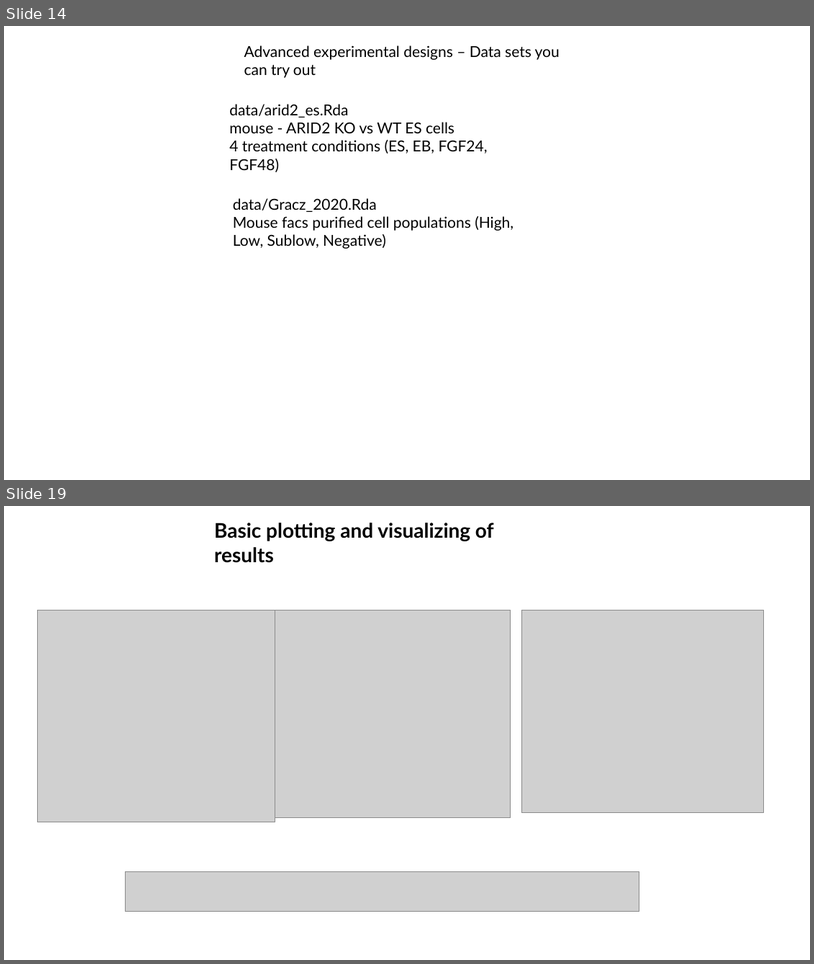
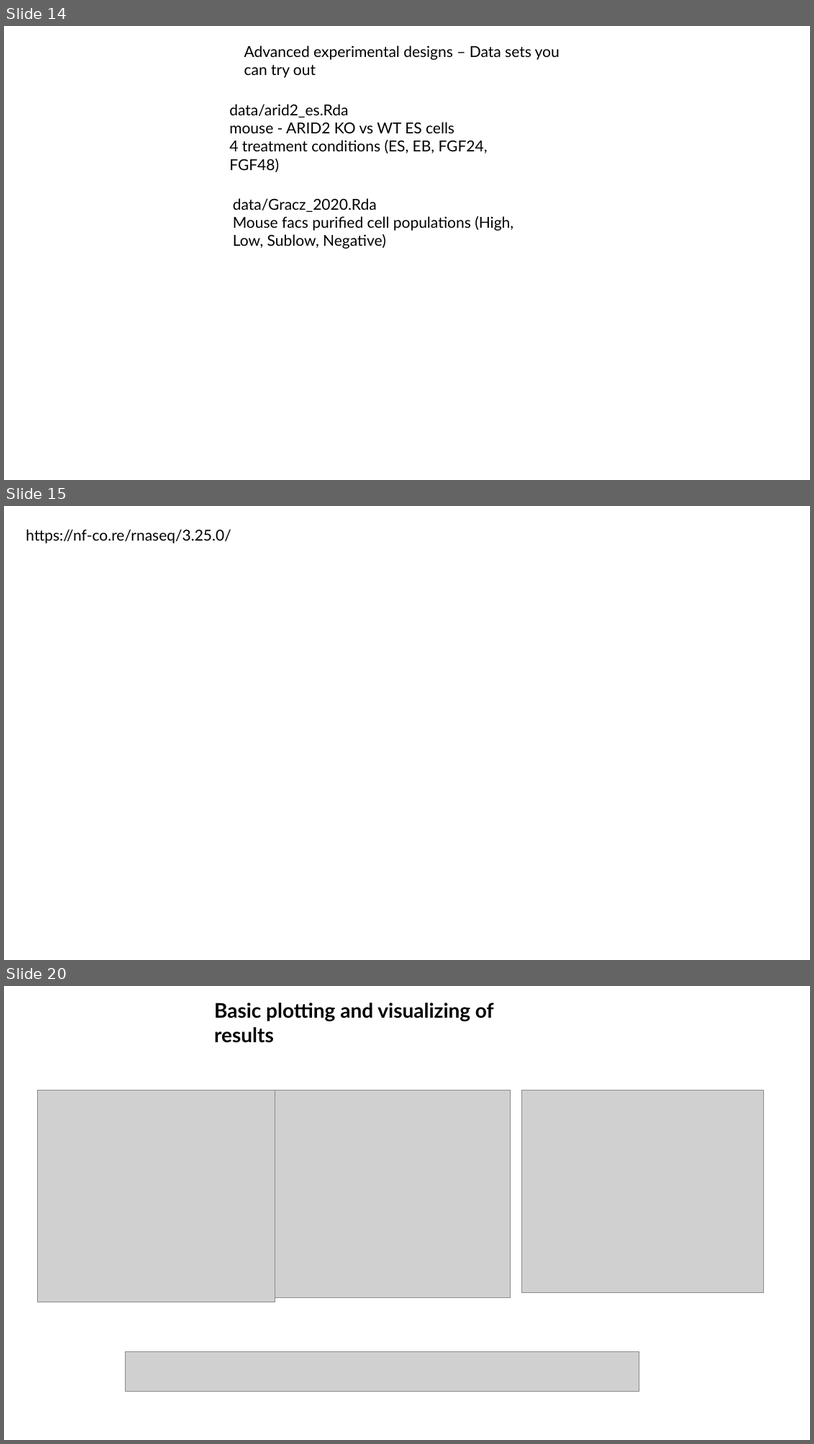
Before and after one commit to jraab/GNET749_RNAseq, a slide deck: lectures/2026_GNET749_Lecture6_Viz_ExpDesign.pptx. Shown one above the other, each under a label of ours: slides 14 and 19 before the commit, slides 14, 15 and 20 after it; the slides between them are not shown. The pictures are 814x964 and 814x1444 pixels, drawn with LibreOffice and Linux fonts; fonts in the diff are those of the drawing; grey boxes stand for pictures. Boxes give left, top, right and bottom in pixels: in the first picture for what was removed or moved away, otherwise in the second. Text is boxed around its words. In the diff, an @@ line names an element or a change of style, - is before the commit and + after.

```diff
--- a/lectures/2026_GNET749_Lecture6_Viz_ExpDesign.pptx
+++ b/lectures/2026_GNET749_Lecture6_Viz_ExpDesign.pptx
@@ slide 15 added at [4,506,810,960], background #FFFFFF @@
@@ text added at [26,529,231,543], 18 pt, text #000000 @@
+https://nf-co.re/rnaseq/3.25.0/
@@ what was slide 19 is now slide 20 @@
```
